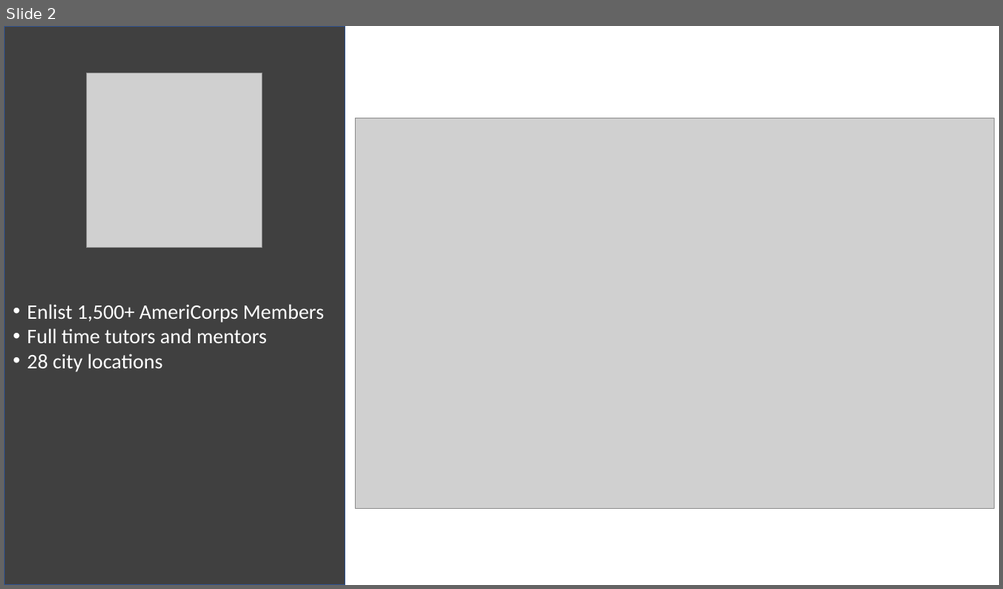
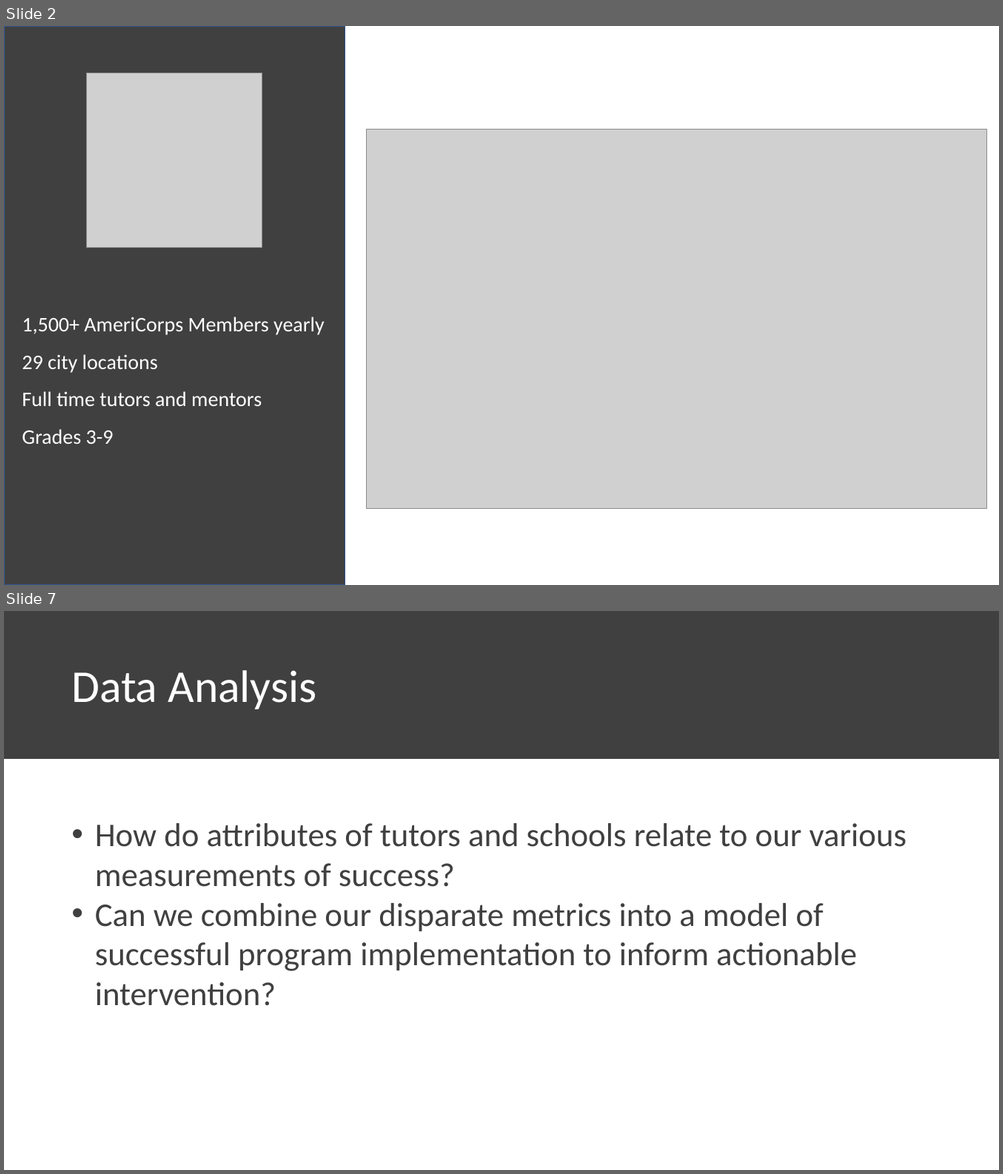
Before and after one commit to chrisluedtke/talks, a slide deck: 2018-06-14-ChiPy/Presentation.pptx. Shown one above the other, each under a label of ours: slide 2 before the commit, slides 2 and 7 after it; the slides between them are not shown. The pictures are 1003x589 and 1003x1174 pixels, drawn with LibreOffice and Linux fonts; fonts in the diff are those of the drawing; grey boxes stand for pictures. Boxes give left, top, right and bottom in pixels: in the first picture for what was removed or moved away, otherwise in the second. Text is boxed around its words. In the diff, an @@ line names an element or a change of style, - is before the commit and + after.

```diff
--- a/2018-06-14-ChiPy/Presentation.pptx
+++ b/2018-06-14-ChiPy/Presentation.pptx
@@ slide 7 added at (4,611,999,1170), background #FFFFFF @@
@@ rectangle added at (4,611,999,759), fill #404040, outline #404040 1 pt @@
@@ text added at (71,670,316,709), 44 pt, text #FFFFFF @@
+Data Analysis
@@ text added at (95,823,907,1006), 32 pt, text #404040 @@
+• How do attributes of tutors and schools relate to our various measurements of success?
+• Can we combine our disparate metrics into a model of successful program implementation to inform actionable intervention?
@@ slide 2 changed as well @@
@@ picture: place and size @@
-picture at (356,118,994,508)
+picture at (366,129,986,508)
@@ text "1,500+ AmeriCorps Members yearly": place and size @@
-text "1,500+ AmeriCorps Members yearly" at (27,304,324,372)
+text "1,500+ AmeriCorps Members yearly" at (22,317,324,444)
@@ text at (22,317,324,373): text changed @@
-• Enlist 1,500+ AmeriCorps Members
+1,500+ AmeriCorps Members yearly
+29 city locations
@@ text at (22,392,262,406): bullet • to none; line spacing 1 to 1.5 @@
@@ text at (22,429,114,444): text changed @@
-• 28 city locations
+Grades 3-9
```
Also in this commit, not shown: 1 other slide changed, 5 other slides added, 1 other file.
